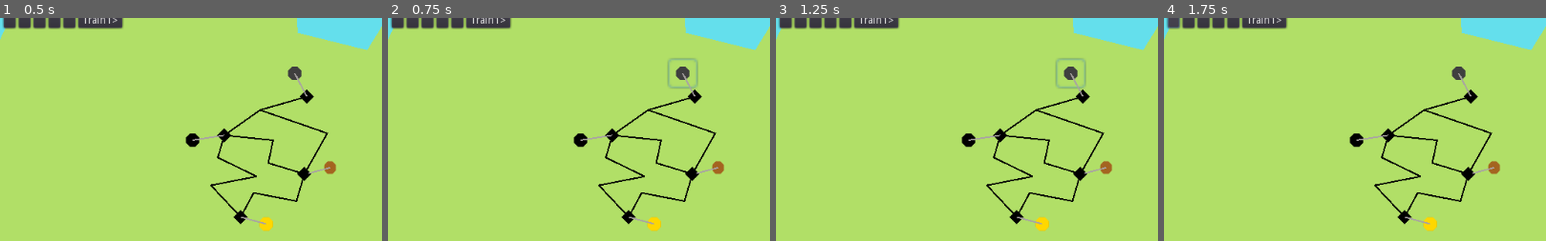
Above: before the commit, frames 1-4 (left to right).
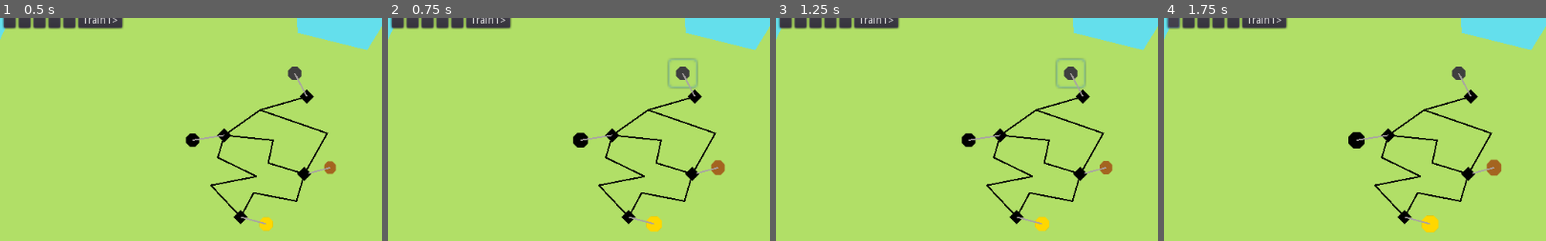
Above: after the commit, the same moments.

Repository: LeBoku/supply-chained
Game: Godot game, scene res://Game.tscn
Two runs of this game, one before a commit and one after it. Both use one fixed random seed, a clock stepped at 60 frames per second and the inputs below.
Inputs (mouse positions are % of the whole screen's width and height, from its top left):
- Up to frame 1 (0.5 s): no input
- Up to frame 2 (0.75 s): click (39, 14) at 0.52 s
- Up to frame 3 (1.25 s): no input
- Up to frame 4 (1.75 s): click (1, 2) at 1.27 s
The pictures show only the part of the screen within x 0-50%, y 2-52%; the shares and areas given below are measured in that part.

Frame 1 is identical in both runs. In frame 2, 0.3% of the frame differs, in the area x 48-89%, y 51-96%; in frame 3, less than 0.1%; in frame 4, 0.4%, in the area x 48-89%, y 50-97%.

Commit message:
moved highlighting to production instead of station

Diff:
--- a/supply-chained/Production/Production.gd
+++ b/supply-chained/Production/Production.gd
@@ -4,7 +4,7 @@
 export var produces: String
 
 func _ready():
-	add_to_group("production")
+	add_to_group("Production")
 	$Sprite.texture = $"/root/MaterialHelper".get_icon(produces)
 	var parent_position = get_parent().global_position
 
@@ -14,3 +14,6 @@
 
 func _on_Button_pressed():
 	$"/root/RouteBuilder".add_step(get_parent(), self)
+
+func set_enabled(enabled):
+	$Sprite/Highlighter.set_active(enabled)
--- a/supply-chained/Production/Production.tscn
+++ b/supply-chained/Production/Production.tscn
@@ -1,7 +1,8 @@
-[gd_scene load_steps=3 format=2]
+[gd_scene load_steps=4 format=2]
 
 [ext_resource path="res://production/Production.gd" type="Script" id=1]
 [ext_resource path="res://material/icons/placeholder.png" type="Texture" id=2]
+[ext_resource path="res://util/highlighter/Highlighter.tscn" type="PackedScene" id=3]
 
 [node name="Production" type="Position2D"]
 script = ExtResource( 1 )
@@ -22,6 +23,11 @@
 scale = Vector2( 0.2, 0.2 )
 texture = ExtResource( 2 )
 
+[node name="Highlighter" parent="Sprite" instance=ExtResource( 3 )]
+strength = 0.3
+
 [node name="Connector" type="Line2D" parent="."]
 width = 1.0
 default_color = Color( 0.666667, 0.643137, 0.643137, 1 )
+
+[connection signal="pressed" from="Button" to="." method="_on_Button_pressed"]
--- a/supply-chained/connection/ConnectionHelper.gd
+++ b/supply-chained/connection/ConnectionHelper.gd
@@ -3,6 +3,7 @@
 func _ready():
 	var statA = get_station_at_point(points[0])
 	var statB = get_station_at_point(points[points.size()-1])
+
 	points[0] = statA.position
 	points[points.size()-1] = statB.position
 
@@ -11,7 +12,7 @@
 
 	for point in points:
 		curve.add_point(point)
-		curve_reversed.add_point(point,Vector2(), Vector2(),0)
+		curve_reversed.add_point(point, Vector2(), Vector2(), 0)
 
 	statA.out_connections.append({"curve":curve,"station": statB})
 	statB.out_connections.append({"curve":curve_reversed,"station": statA})
--- a/supply-chained/route-builder/RouteBuilder.gd
+++ b/supply-chained/route-builder/RouteBuilder.gd
@@ -10,22 +10,24 @@
 func build_route(carrier):
 	active = true
 	steps = []
-	enable_stations(true)
+	enable_stops(true)
 
 	yield(self, "route_finalized")
 
 	return Route.instance().init(steps, carrier)
 
 func add_step(station: Station, production: Production):
-	enable_stations(false)
+	enable_stops(false)
 
 	if len(steps)>1 and station == steps[0][0]:
 		emit_signal("route_finalized")
 	else:
 		steps.append([station, [production]])
-		enable_stations(true, station.get_connected_stations())
+		enable_stops(true)
 
-func enable_stations(enabled: bool, stations=get_tree().get_nodes_in_group('Station')):
-	for s in stations:
-		var station := s as Station
-		station.set_enabled(enabled)
+	production.set_enabled(false)
+
+func enable_stops(enabled: bool):
+	for p in get_tree().get_nodes_in_group('Production'):
+		var production := p as Production
+		production.set_enabled(enabled)
--- a/supply-chained/router/Route.gd
+++ b/supply-chained/router/Route.gd
@@ -39,5 +39,3 @@
 
 	for production in productions.slice(0, carrier.get_remaining_capacity()):
 		yield(carrier.add_cargo(production.produces), 'completed')
-
-#	carrier.add_cargo(pickup)
--- a/supply-chained/station/Station.gd
+++ b/supply-chained/station/Station.gd
@@ -6,13 +6,6 @@
 var out_connections = []
 
 onready var route_builder = get_node('/root/RouteBuilder')
-
-func _ready():
-	$Visual/Tween.interpolate_property($Visual, "scale:x", 0.2, 0.3, .3)
-	$Visual/Tween.interpolate_property($Visual, "scale:y", 0.2, 0.3, .3)
-
-func set_enabled(enabled):
-	$Visual/Tween.set_active(enabled)
 
 func get_connected_stations():
 	var stations = []
--- a/supply-chained/station/Station.tscn
+++ b/supply-chained/station/Station.tscn
@@ -12,7 +12,3 @@
 light_mask = -2147483647
 scale = Vector2( 0.2, 0.2 )
 texture = ExtResource( 2 )
-
-[node name="Tween" type="Tween" parent="Visual"]
-repeat = true
-playback/repeat = true
--- /dev/null
+++ b/supply-chained/util/highlighter/Highlighter.gd
@@ -0,0 +1,10 @@
+extends Tween
+
+export var strength = 0.5
+
+func _ready():
+	var x = get_parent().scale.x
+	var y = get_parent().scale.y
+
+	interpolate_property(get_parent(), "scale:x", 0.2, x + x * strength, .3)
+	interpolate_property(get_parent(), "scale:y", 0.2, y + y * strength, .3)
--- /dev/null
+++ b/supply-chained/util/highlighter/Highlighter.tscn
@@ -0,0 +1,8 @@
+[gd_scene load_steps=2 format=2]
+
+[ext_resource path="res://util/highlighter/Highlighter.gd" type="Script" id=1]
+
+[node name="Highlighter" type="Tween"]
+repeat = true
+playback/repeat = true
+script = ExtResource( 1 )
